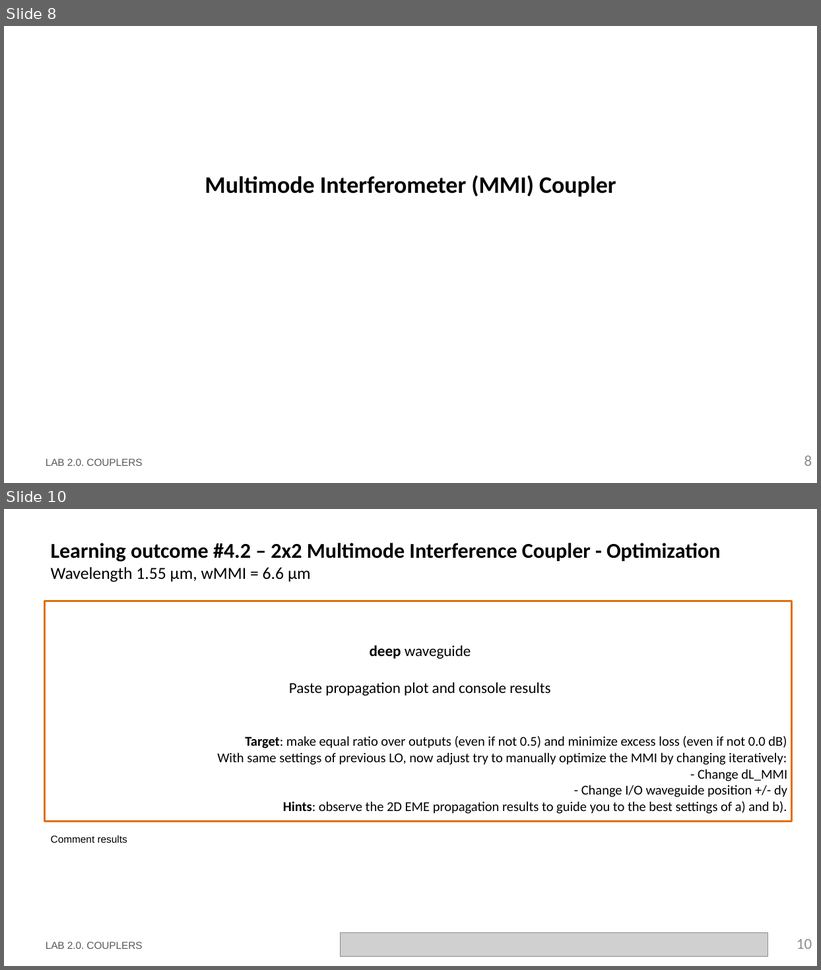
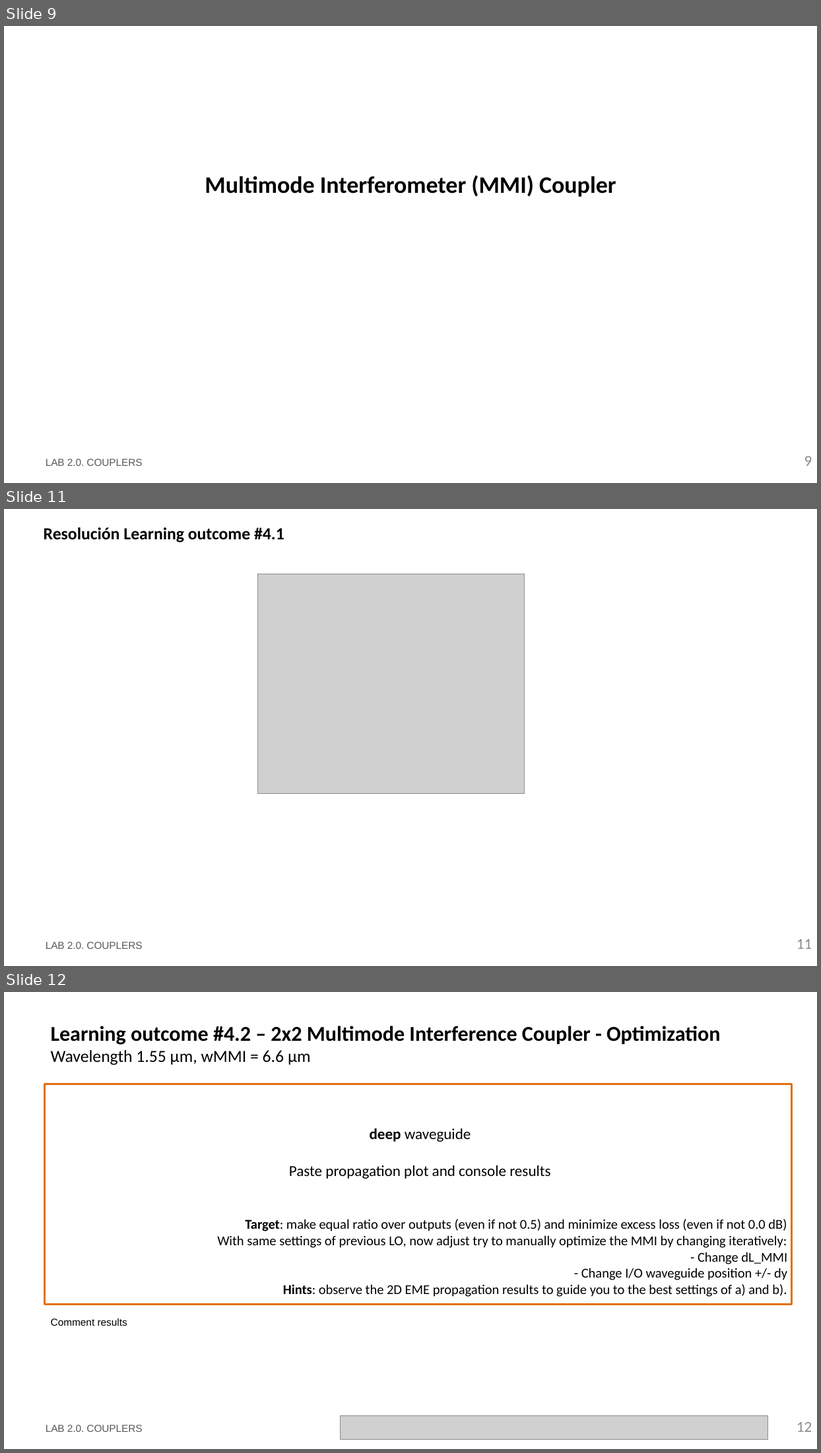
Before and after one commit to snacmuo/pic-upv-lab2, a slide deck: LabBook_20.pptx. Shown one above the other, each under a label of ours: slides 8 and 10 before the commit, slides 9, 11 and 12 after it; the slides between them are not shown. The pictures are 821x970 and 821x1453 pixels, drawn with LibreOffice and Linux fonts; fonts in the diff are those of the drawing; grey boxes stand for pictures; background and template pictures are left out. Boxes give left, top, right and bottom in pixels: in the first picture for what was removed or moved away, otherwise in the second. Text is boxed around its words. In the diff, an @@ line names an element or a change of style, - is before the commit and + after.

```diff
--- a/LabBook_20.pptx
+++ b/LabBook_20.pptx
@@ slide 11 added at (x1=4, y1=509, x2=817, y2=966), background #FFFFFF @@
@@ title added at (x1=44, y1=527, x2=284, y2=543), 20 pt, text #000000, bold @@
+Resolución Learning outcome #4.1
@@ picture added at (x1=258, y1=574, x2=525, y2=794) @@
@@ text added at (x1=46, y1=942, x2=142, y2=949), 12 pt, text #585858 @@
+LAB 2.0. COUPLERS
@@ page number added at (x1=797, y1=939, x2=812, y2=949), 18 pt, text #8C8C8C @@
+11
@@ what was slide 8 is now slide 9 @@
@@ page number at (x1=805, y1=456, x2=812, y2=466): text changed @@
-8
+9
@@ what was slide 10 is now slide 12 @@
@@ page number at (x1=797, y1=1422, x2=812, y2=1432): text changed @@
-10
+12
```
Also in this commit, not shown: 5 slides changed, 4 other slides added, 1 other file.
